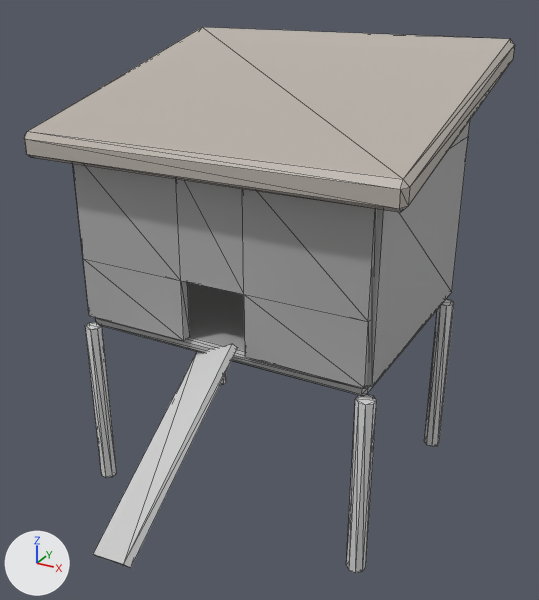
The glTF model assets/models/town/coop.glb: old version first, new version second.
Both versions are drawn from a 50 mm camera at (2.06, -3.83, 2.6) aimed at (0.15, -0.36, 0.87). The lights are fixed; the arrows at lower left show +X, +Y and +Z. The picture after the commit comes second. Mesh edges are drawn as thin lines. Vertices at exactly the same position are counted once.

Script lines for the objects in view, before the commit:
```python
me_coop_wall = bpy.data.meshes.new('coop_wall')
me_coop_wall.from_pydata(...)  # 172 vertices, 312 faces; spans x -1.1..1.1, y -1.78..0.9, z -0.5..2.24
# faces by material slot: [100, 112, 56, 44]
me_coop_wall.materials.append(mat_layer_weatherboard)
me_coop_wall.materials.append(mat_layer_timber_grey)
me_coop_wall.materials.append(mat_layer_planks)
me_coop_wall.materials.append(mat_layer_weatherboard_grey)
ob_coop_wall = bpy.data.objects.new('coop_wall', me_coop_wall)
ob_coop_wall.location = (0.0, 0.0, 0.0)
```
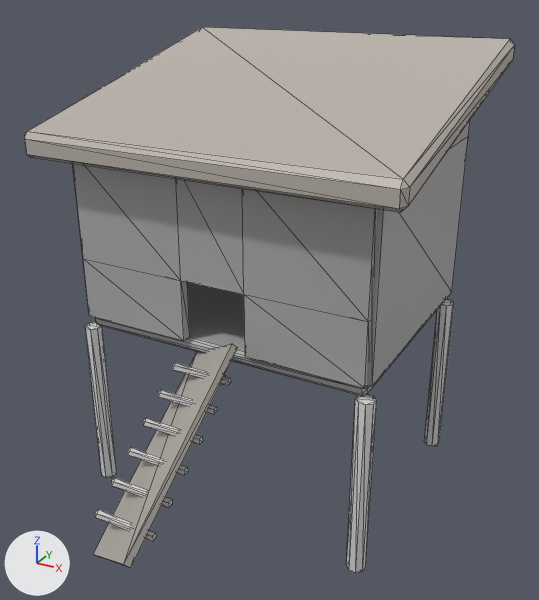
Edits to the scene script, one JSON object a line:
```json
{"op": "add", "block": "mat_layer_weatherboard_grey_001", "code": ["mat_layer_weatherboard_grey_001 = bpy.data.materials.new('layer_weatherboard_grey.001')", "# nodes: BsdfPrincipled, Mix, OutputMaterial, VertexColor", "# colours: light grey #cbc4bc, mixed with the vertex colours"]}
{"block": "me_coop_wall", "where": "# used by ob_coop_wall; location = (0.0, 0.0, 0.0)"}
{"op": "remove", "block": "me_coop_wall", "code": "me_coop_wall.from_pydata(...)  # 172 vertices, 312 faces; spans x -1.1..1.1, y -1.78..0.9, z -0.5..2.24"}
{"op": "add", "block": "me_coop_wall", "code": "me_coop_wall.from_pydata(...)  # 220 vertices, 384 faces; spans x -1.1..1.1, y -1.78..0.9, z -0.5..2.24"}
{"block": "me_coop_wall", "change": "me_coop_wall part 1: a new loose piece, a box spanning x -0.18..0.18, y -1.592..-1.562, z 0.065..0.095, in mat_layer_timber_grey"}
{"block": "me_coop_wall", "change": "me_coop_wall part 2: a new loose piece, a box spanning x -0.18..0.18, y -1.45..-1.42, z 0.166..0.196, in mat_layer_timber_grey"}
{"block": "me_coop_wall", "change": "me_coop_wall part 3: a new loose piece, a box spanning x -0.18..0.18, y -1.307..-1.277, z 0.268..0.298, in mat_layer_timber_grey"}
{"block": "me_coop_wall", "change": "me_coop_wall part 4: a new loose piece, a box spanning x -0.18..0.18, y -1.164..-1.134, z 0.369..0.399, in mat_layer_timber_grey"}
{"block": "me_coop_wall", "change": "me_coop_wall part 5: a new loose piece, a box spanning x -0.18..0.18, y -1.021..-0.991, z 0.471..0.501, in mat_layer_timber_grey"}
{"block": "me_coop_wall", "change": "me_coop_wall part 6: a new loose piece, a box spanning x -0.18..0.18, y -0.878..-0.848, z 0.572..0.602, in mat_layer_timber_grey"}
{"block": "me_coop_wall", "change": "me_coop_wall part 7: 12 faces spanning x -0.17..0.17, y -1.78..-0.62, z -0.16..0.77 switch from mat_layer_planks to mat_layer_weatherboard_grey_001"}
```

Location of each change, [x1, y1, x2, y2] in pixels of the pictures (539 x 600 px):
```json
{"part": 1, "of": "me_coop_wall", "change": "added", "after": [95, 509, 156, 541]}
{"part": 2, "of": "me_coop_wall", "change": "added", "after": [112, 478, 172, 507]}
{"part": 3, "of": "me_coop_wall", "change": "added", "after": [128, 447, 188, 475]}
{"part": 4, "of": "me_coop_wall", "change": "added", "after": [143, 418, 203, 444]}
{"part": 5, "of": "me_coop_wall", "change": "added", "after": [158, 390, 217, 414]}
{"part": 6, "of": "me_coop_wall", "change": "added", "after": [172, 363, 231, 385]}
{"part": 7, "of": "me_coop_wall", "change": "recoloured", "before": [93, 344, 238, 568], "after": [93, 344, 238, 568], "on screen": "darker"}
```
